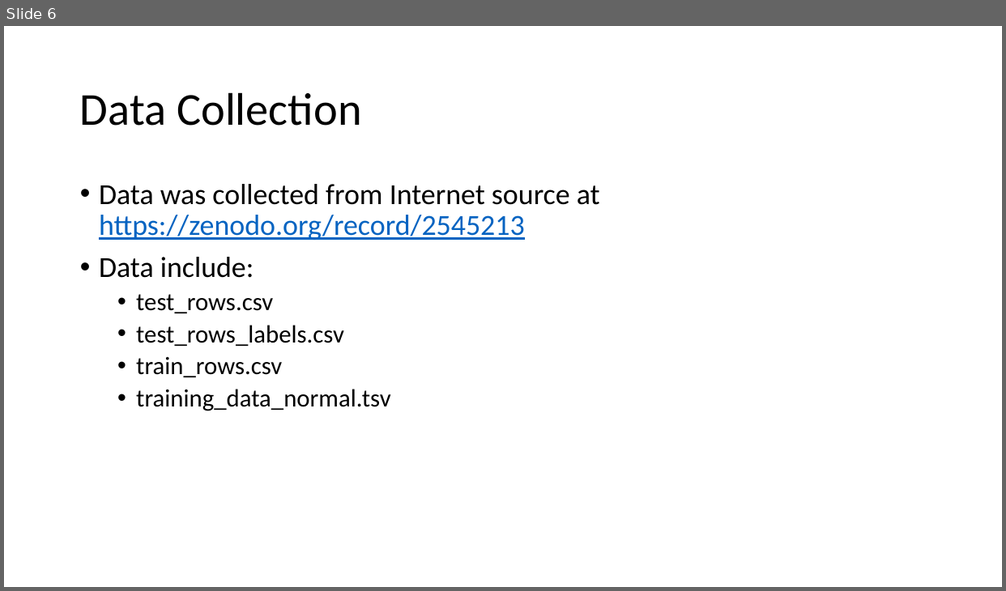
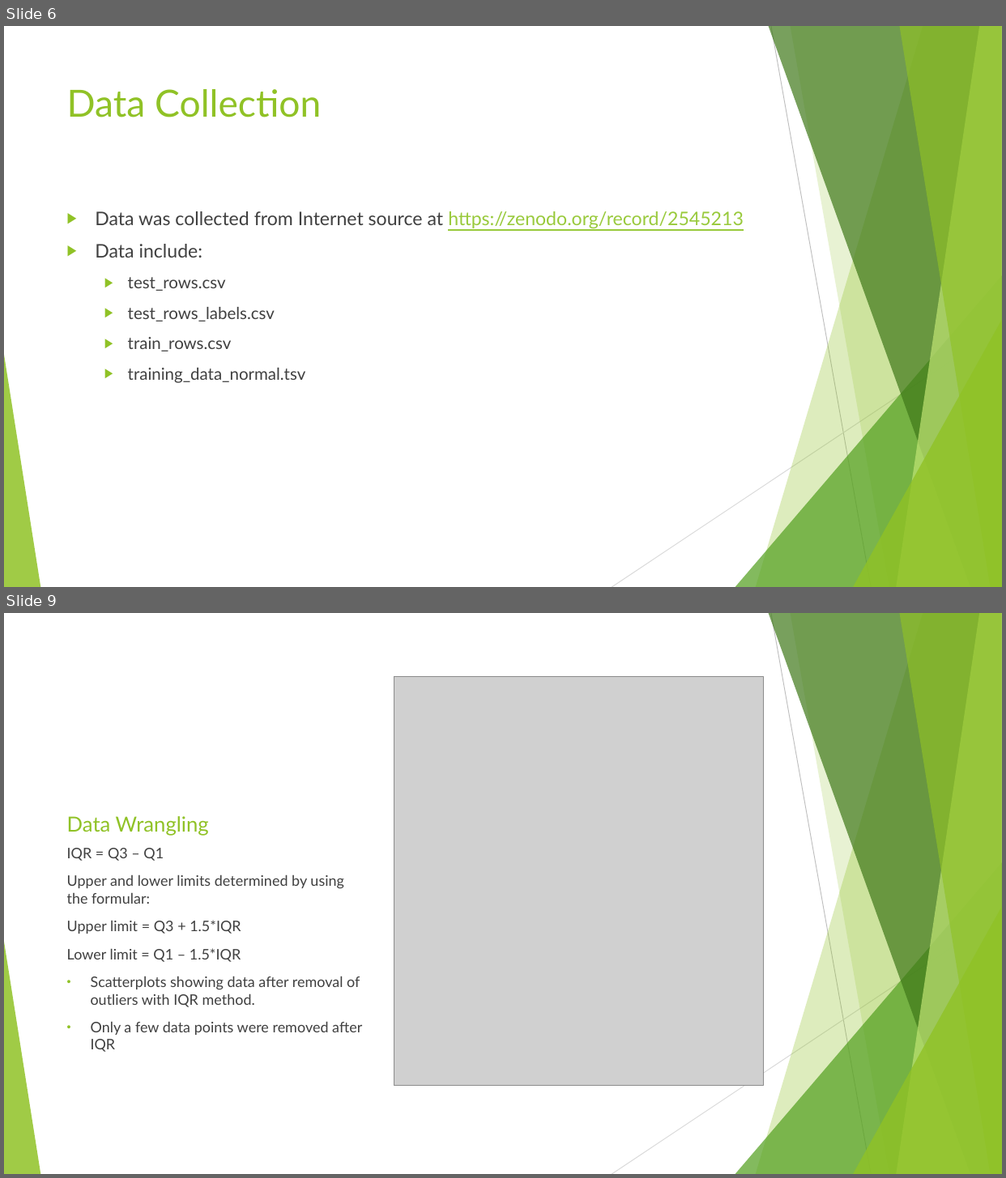
Before and after one commit to phanlinh94/age-prediction-model, a slide deck: Presentation1.pptx. Shown one above the other, each under a label of ours: slide 6 before the commit, slides 6 and 9 after it; the slides between them are not shown. The pictures are 1006x591 and 1006x1178 pixels, drawn with LibreOffice and Linux fonts; fonts in the diff are those of the drawing; grey boxes stand for pictures. Boxes give left, top, right and bottom in pixels: in the first picture for what was removed or moved away, otherwise in the second. Text is boxed around its words. In the diff, an @@ line names an element or a change of style, - is before the commit and + after.

```diff
--- a/Presentation1.pptx
+++ b/Presentation1.pptx
@@ slide 9 added at <box>4,613,1002,1174</box>, background #FFFFFF; not listed: 10 template elements that a slide beside it also shows @@
@@ picture added at <box>394,677,764,1086</box> @@
@@ title added at <box>67,816,209,836</box>, 20 pt, text #90C226 @@
+Data Wrangling
@@ text added at <box>67,848,362,1052</box>, 14 pt, text #404040 @@
+IQR = Q3 – Q1
+Upper and lower limits determined by using the formular:
+Upper limit = Q3 + 1.5*IQR
+Lower limit = Q1 – 1.5*IQR
+• Scatterplots showing data after removal of outliers with IQR method.
+• Only a few data points were removed after IQR
@@ slide 6 changed as well @@
@@ title "Data Collection": place and size @@
-title "Data Collection" at <box>80,92,361,126</box>
+title "Data Collection" at <box>67,89,321,118</box>
@@ title "Data Collection" at <box>67,89,321,118</box>: size 44 to 36 pt, font Calibri to Lato, text colour #000000 to #90C226; line spacing 0.9 to 1; vertical alignment middle to top @@
@@ text "Data was collected from Internet ...": place and size @@
-text "Data was collected from Internet ..." at <box>99,184,600,412</box>
+text "Data was collected from Internet ..." at <box>95,211,744,383</box>
@@ text "Data was collected from Internet ..." at <box>95,211,744,383</box>: size 28 to 18 pt in "Data was collected from Internet source at ...", "Data include:"; font Calibri to Lato; text colour #000000 to #404040 in "Data was collected from Internet source at", "Data include:", "test_rows.csv", "test_rows_labels.csv" and 2 more places; text colour #0563C1 to #99CA3C in "https://zenodo.org/record/2545213"; size 24 to 16 pt in "test_rows.csv", "test_rows_labels.csv", "train_rows.csv", "training_data_normal.tsv"; bullet • to ▶; line spacing 0.9 to 1; more space between paragraphs @@
@@ group added at <box>4,26,1002,587</box>: 5 freeform shapes, 3 triangles, 2 lines @@
```
Also in this commit, not shown: 5 other slides changed, 3 other slides added, 1 slide removed, 1 other file.
